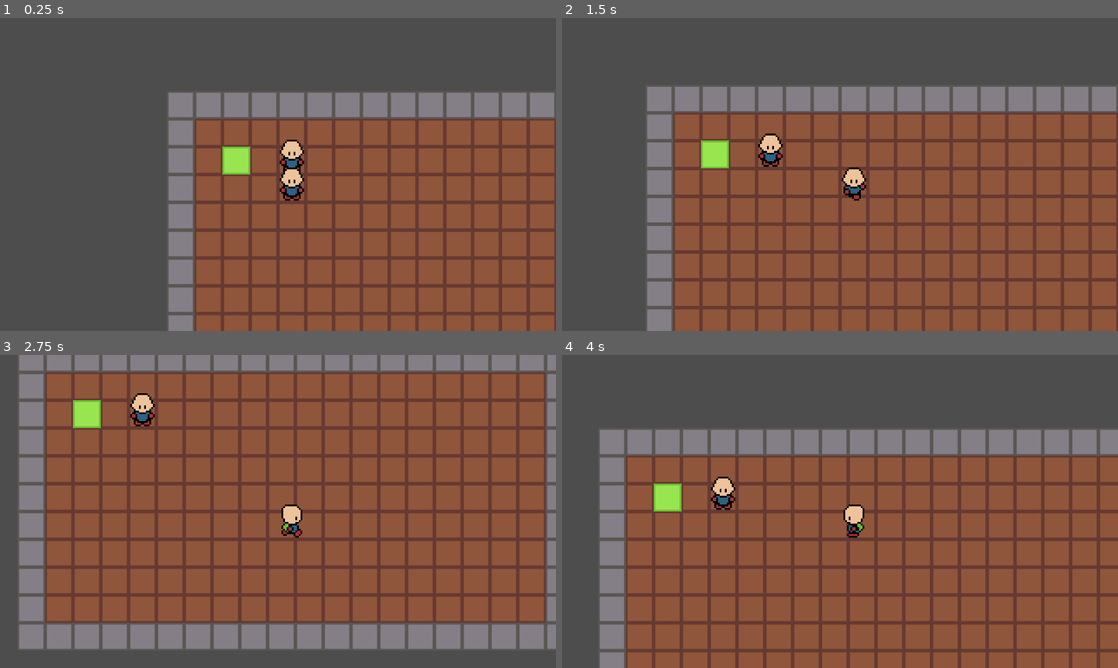
Above: before the commit, frames 1-4 (two rows, left to right).
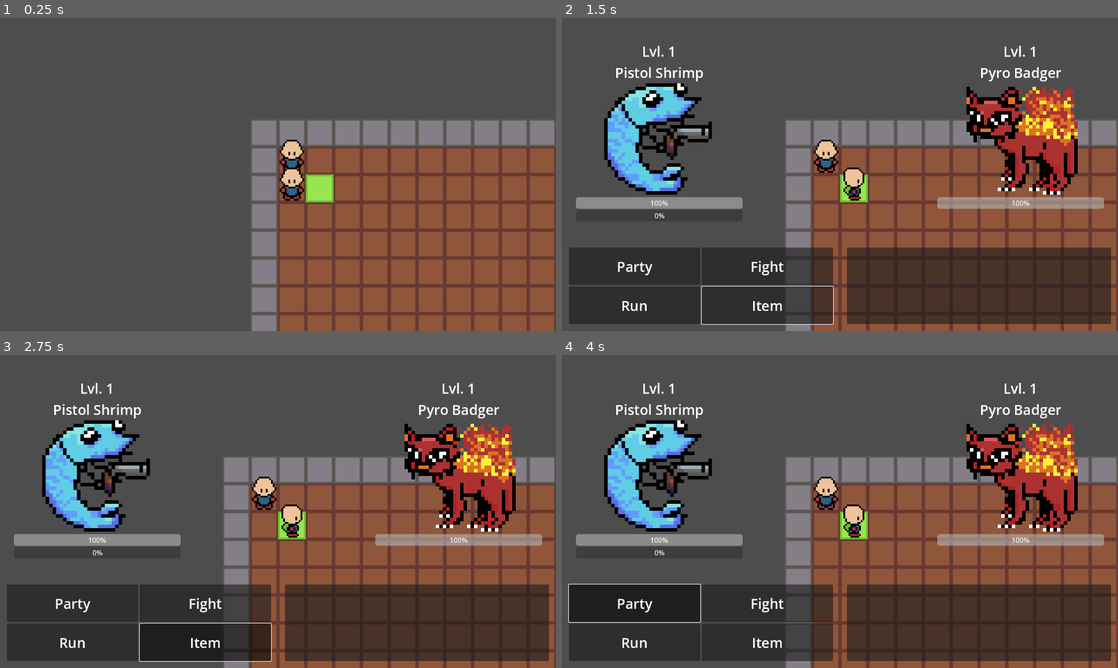
Above: after the commit, the same moments.

Repository: jevonsp/monster-tamer
Game: Godot game, scene res://main/main.tscn
Two runs of this game, one before a commit and one after it. Both use one fixed random seed, a clock stepped at 60 frames per second and the inputs below.
Inputs (mouse positions are in pixels of both pictures, inside the frame that each line leads up to):
- Up to frame 1 (0.25 s): no input
- Up to frame 2 (1.5 s): tap Enter at 0.5 s; move the mouse to (962, 158) at 0.52 s; hold D (right) 0.53-1.28 s; hold Space (yes) 0.53-1.28 s; click (962, 158) at 0.67 s; move the mouse to (728, 190) at 1.27 s; hold S (down) from 1.28 s (still down); tap Shift at 1.35 s
- Up to frame 3 (2.75 s): move the mouse to (333, 442) at 2.02 s; release S (down) at 2.03 s; hold D (right) from 2.03 s (still down); hold Space (yes) from 2.03 s (still down)
- Up to frame 4 (4 s): move the mouse to (812, 574) at 2.77 s; release D (right) at 2.78 s; release Space (yes) at 2.78 s; hold W (up) 2.78-3.53 s; tap Shift at 2.85 s; click (812, 574) at 2.92 s; move the mouse to (1006, 558) at 3.52 s; hold A (left) from 3.53 s (still down); hold Space (yes) from 3.53 s (still down)

The runs differ from the first frame. In frame 1, 23% of the frame differs, in the area x 30-100%, y 23-100%; in frame 2, 57%; in frame 3, 83%, in the area x 1-100%, y 0-100%; in frame 4, 59%.

Commit message:
Bugfixing + Battle End
For some reason having the animation player already playing and trying to play something caused the wrong animations to play. Its another issue entirely why the signals were double firing but at least I fixed the playback issue.

Also, you can lose now!

Diff:
--- a/battle/battle.gd
+++ b/battle/battle.gd
@@ -150,6 +150,8 @@
 	for entry in turn_queue:
 		var actor: Monster = entry.actor
 		var target: Monster = entry.target
+		print_debug("Actor: ", actor.name)
+		print_debug("Target: ", target.name)
 		var exp_completed = [false]
 		var on_exp_complete = func(): exp_completed[0] = true
 		Global.experience_animation_complete.connect(on_exp_complete, CONNECT_ONE_SHOT)
@@ -180,15 +182,16 @@
 func _check_win() -> bool:
 	for monster in enemy_party:
 		if not monster.is_fainted:
-			print("monster: %s is alive" % [monster])
+			print_debug("enemy monster: %s is alive" % [monster.name])
 			return false
 	return true
 
 func _check_lose() -> bool:
 	for monster in player_party:
 		if not monster.is_fainted:
+			print_debug("player monster: %s is alive" % [monster.name])
 			return false
-	return false
+	return true
 
 func _win() -> void:
 	var text: Array[String] = ["You won!"]
--- a/battle/battle.tscn
+++ b/battle/battle.tscn
@@ -68,6 +68,18 @@
 [sub_resource type="Animation" id="Animation_l1kiu"]
 resource_name = "enemy_hit"
 length = 0.3
+tracks/0/type = "value"
+tracks/0/imported = false
+tracks/0/enabled = true
+tracks/0/path = NodePath("Content/EnemyTextureRect:position")
+tracks/0/interp = 1
+tracks/0/loop_wrap = true
+tracks/0/keys = {
+"times": PackedFloat32Array(0, 0.15, 0.3),
+"transitions": PackedFloat32Array(1, 1, 1),
+"update": 0,
+"values": [Vector2(931, 150), Vector2(1023, 181), Vector2(931, 150)]
+}
 
 [sub_resource type="Animation" id="Animation_iorop"]
 resource_name = "player_faint"
@@ -102,6 +114,18 @@
 [sub_resource type="Animation" id="Animation_7fucf"]
 resource_name = "player_hit"
 length = 0.3
+tracks/0/type = "value"
+tracks/0/imported = false
+tracks/0/enabled = true
+tracks/0/path = NodePath("Content/PlayerTextureRect:position")
+tracks/0/interp = 1
+tracks/0/loop_wrap = true
+tracks/0/keys = {
+"times": PackedFloat32Array(0, 0.15, 0.3),
+"transitions": PackedFloat32Array(1, 1, 1),
+"update": 0,
+"values": [Vector2(97, 150), Vector2(9, 181), Vector2(97, 150)]
+}
 
 [sub_resource type="AnimationLibrary" id="AnimationLibrary_iorop"]
 _data = {
@@ -336,7 +360,7 @@
 offset_left = 97.0
 offset_top = 150.0
 offset_right = 353.00024
-offset_bottom = 406.00024
+offset_bottom = 406.00006
 
 [node name="PlayerHPBar" parent="Content" unique_id=1881680306 instance=ExtResource("3_qubjc")]
 layout_mode = 0
--- a/battle/texture_rect.gd
+++ b/battle/texture_rect.gd
@@ -11,17 +11,25 @@
 
 
 func _play_sprite_shake(target: Monster) -> void:
+	if animation_player.is_playing():
+		return
 	if target == player_actor:
+		print_debug("Playing: player_hit")
 		animation_player.play("player_hit")
 	else:
+		print_debug("Playing: enemy_hit")
 		animation_player.play("enemy_hit")
 
 
 func _play_monster_faint(target: Monster) -> void:
+	if animation_player.is_playing():
+		return
 	if target == player_actor:
+		print_debug("Playing: player_faint")
 		animation_player.play("player_faint")
 		player_actor = null
 	else:
+		print_debug("Playing: enemy_faint")
 		animation_player.play("enemy_faint")
 		enemy_actor = null
 
--- a/classes/Monster.gd
+++ b/classes/Monster.gd
@@ -54,11 +54,14 @@
 
 func faint():
 	is_fainted = true
+	print_debug("Sending %s fainted" % [name])
 	Global.send_monster_fainted.emit(self)
 	Global.send_monster_death_experience.emit(EXPERIENCE_PER_LEVEL * level)
 
 
 func gain_exp(amount: int) -> void:
+	if is_fainted:
+		return
 	Global.monster_gained_exp.emit(self, amount)
 
 
--- a/classes/Move.gd
+++ b/classes/Move.gd
@@ -18,6 +18,7 @@
 	Global.send_move_animation.emit(animation)
 	await Global.move_animation_complete
 
+	print_debug("Sending %s as target (shake)" % [target.name])
 	Global.send_sprite_shake.emit(target)
 
 	target.take_damage(damage)
--- a/main/main.tscn
+++ b/main/main.tscn
@@ -32,10 +32,11 @@
 [node name="TestMap" parent="." unique_id=322966199 instance=ExtResource("2_pjrb6")]
 
 [node name="Player" parent="." unique_id=930582059 instance=ExtResource("1_53q0u")]
-position = Vector2(64, 48)
+position = Vector2(16, 32)
 WALK_SPEED = 4.5
 
 [node name="OverworldTextBox" parent="Player" unique_id=2089038544 instance=ExtResource("9_grrlh")]
+visible = false
 anchors_preset = 0
 anchor_right = 0.0
 anchor_bottom = 0.0
@@ -58,7 +59,7 @@
 shape = SubResource("RectangleShape2D_3wy1v")
 
 [node name="NPC" parent="." unique_id=431393256 instance=ExtResource("8_67ri8")]
-position = Vector2(64, 32)
+position = Vector2(16, 16)
 is_question = true
 
 [node name="NPCRespawnComponent" parent="NPC" unique_id=1019413968 instance=ExtResource("10_0i4oc")]
--- a/moves/match_strike/match_strike.tres
+++ b/moves/match_strike/match_strike.tres
@@ -7,5 +7,6 @@
 script = ExtResource("1_n08cl")
 name = "Match Strike"
 animation = ExtResource("1_yxk6y")
+base_power = 10
 description = "Hits the enemy with a match."
 metadata/_custom_type_script = "uid://cawunai26wo8m"
--- a/moves/puddle_slap/puddle_slap.tres
+++ b/moves/puddle_slap/puddle_slap.tres
@@ -7,7 +7,7 @@
 script = ExtResource("1_sb7qw")
 name = "Puddle Slap"
 animation = ExtResource("1_dfaxd")
-base_power = 10
+base_power = 1
 priority = 1
 description = "Slap a puddle, making a small splash."
 metadata/_custom_type_script = "uid://cawunai26wo8m"
--- a/player/player.gd
+++ b/player/player.gd
@@ -29,7 +29,10 @@
 	Global.toggle_player.connect(toggle_processing)
 	Global.player_party_requested.connect(send_player_party)
 	Global.send_monster_death_experience.connect(_grant_party_experience)
+	Global.send_respawn_player.connect(_respawn)
 	tile_start_pos = position; tile_target_pos = position
+	# TODO: Remove - for testing
+	set_respawn_point()
 
 func _process(delta: float) -> void:
 	if not processing:
@@ -217,5 +220,5 @@
 func set_respawn_point() -> void:
 	respawn_point = global_position
 
-func respawn() -> void:
+func _respawn() -> void:
 	global_position = respawn_point
